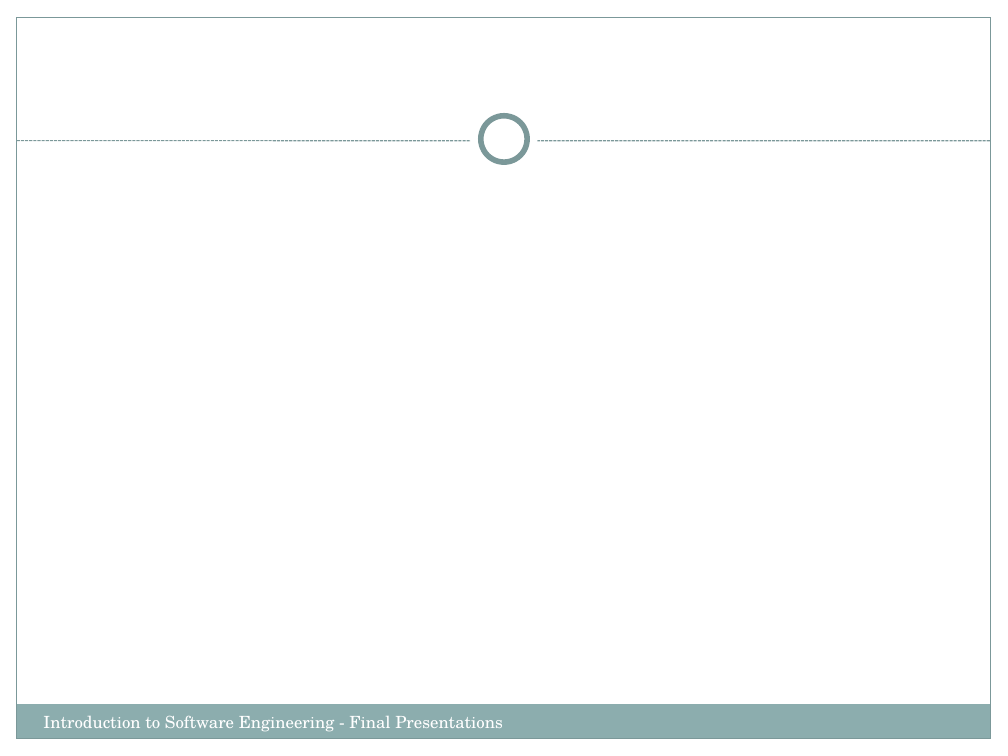
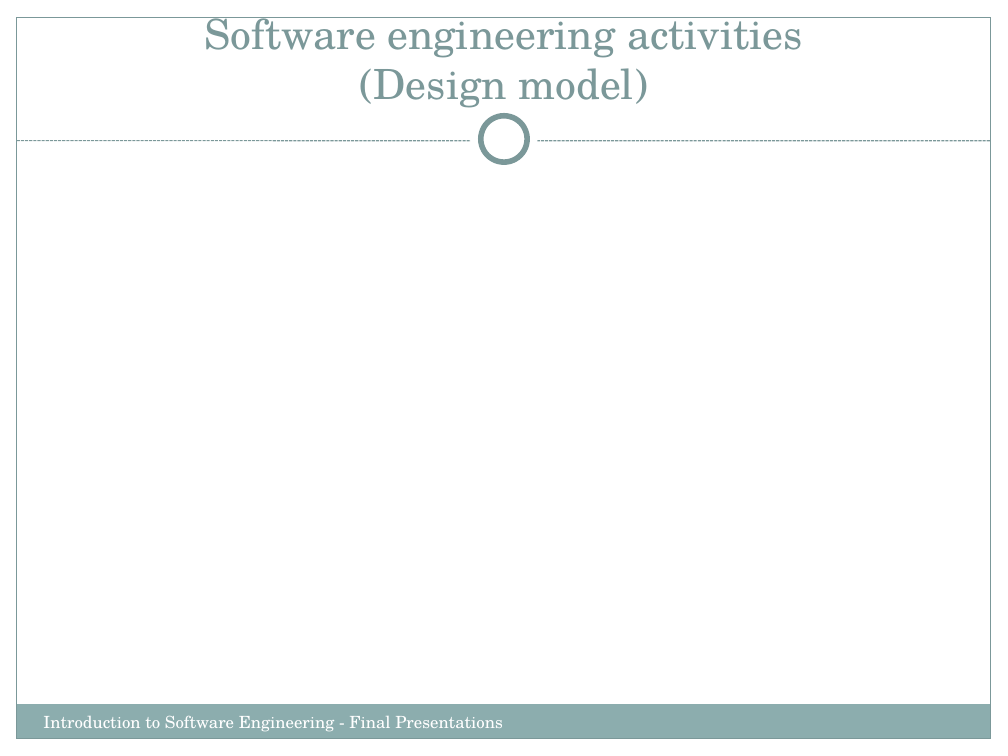
Before and after one commit to Cyber-Punk-REAS/the_project, a slide deck: slide 8 of IntroSWEng.FinalPresentations.pptx (slide 5 before the commit). Drawn at 1008x756 pixels with LibreOffice and Linux fonts; fonts in the diff are those of the drawing. Boxes give left, top, right and bottom in pixels: in the first picture for what was removed or moved away, otherwise in the second. Text is boxed around its words. In the diff, an @@ line names an element or a change of style, - is before the commit and + after.

```diff
--- a/IntroSWEng.FinalPresentations.pptx
+++ b/IntroSWEng.FinalPresentations.pptx
@@ title added at [204, 17, 803, 108], 29.7 pt, text #7C999A @@
+Software engineering activities
+(Design model)
```
Also in this commit, not shown: 10 other slides changed, 2 slides added.
